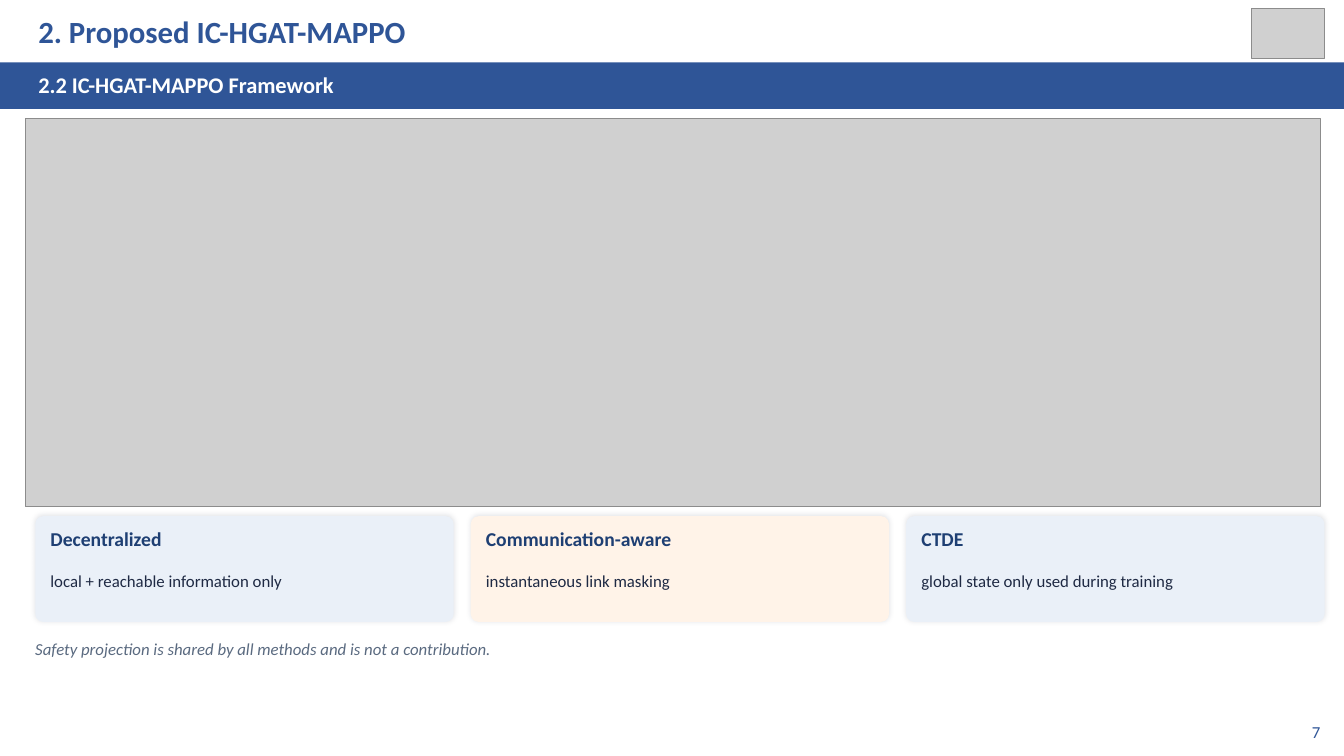
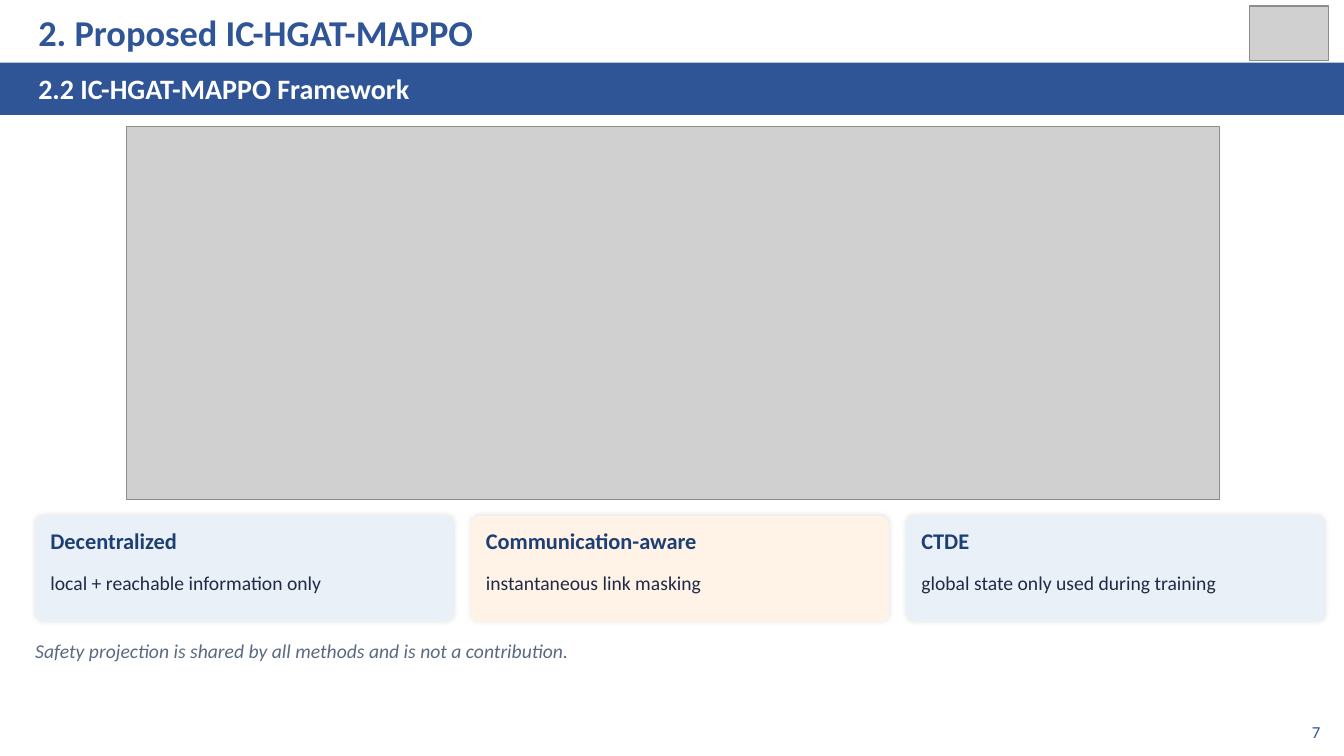
Before and after one commit to kuangyinying039/uav-swarm, a slide deck: slide 7 of presentations/IC-HGAT-MAPPO_CAC2026.pptx. Drawn at 1344x756 pixels with LibreOffice and Linux fonts; fonts in the diff are those of the drawing; grey boxes stand for pictures. Boxes give left, top, right and bottom in pixels: in the first picture for what was removed or moved away, otherwise in the second. Text is boxed around its words. In the diff, an @@ line names an element or a change of style, - is before the commit and + after.

```diff
--- a/presentations/IC-HGAT-MAPPO_CAC2026.pptx
+++ b/presentations/IC-HGAT-MAPPO_CAC2026.pptx
@@ text "2. Proposed IC-HGAT-MAPPO" at (x1=38, y1=20, x2=473, y2=52): size 22 to 26 pt @@
@@ picture resized from (x1=1252, y1=8, x2=1325, y2=58) to (x1=1250, y1=6, x2=1329, y2=60) @@
@@ rectangle resized from (x1=0, y1=63, x2=1344, y2=109) to (x1=0, y1=63, x2=1344, y2=115) @@
@@ text "2.2 IC-HGAT-MAPPO Framework" at (x1=38, y1=79, x2=409, y2=99): size 16 to 20 pt @@
@@ picture resized from (x1=25, y1=119, x2=1321, y2=507) to (x1=126, y1=127, x2=1219, y2=500) @@
@@ size 14 to 16 pt in 3 elements at (x1=50, y1=533, x2=176, y2=549), (x1=486, y1=533, x2=697, y2=549), (x1=921, y1=534, x2=969, y2=549) @@
@@ size 12 to 14 pt in 4 elements at (x1=50, y1=576, x2=321, y2=593), (x1=486, y1=576, x2=701, y2=594), (x1=921, y1=576, x2=1216, y2=594), (x1=35, y1=644, x2=568, y2=662) @@
```
Also in this commit, not shown: 12 other slides changed, 2 other files.
